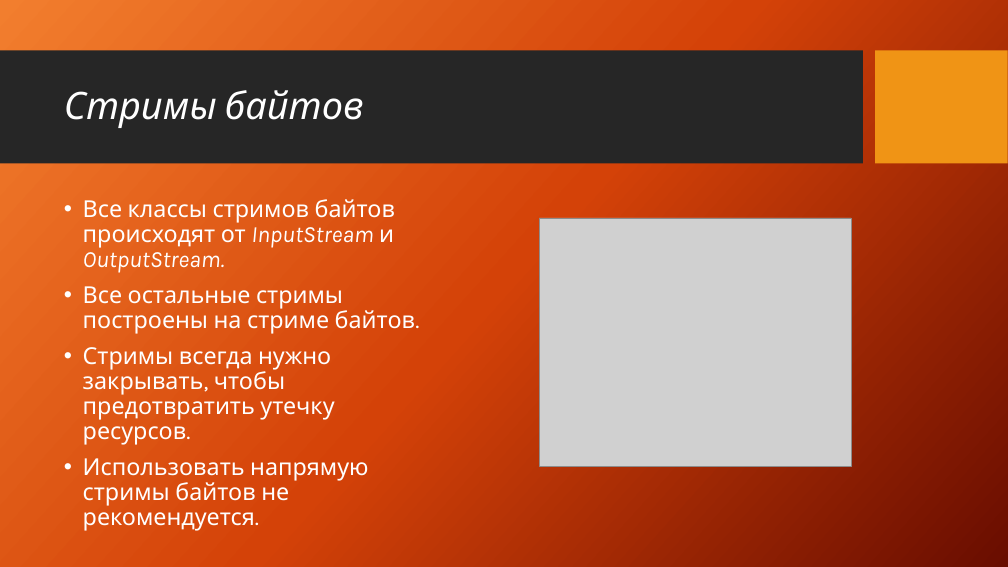
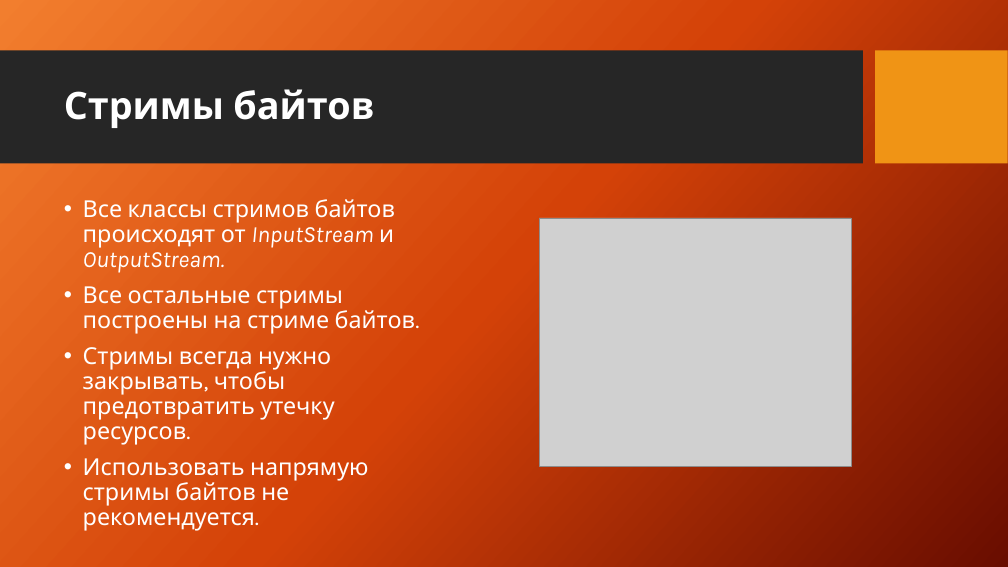
Before and after one commit to XLelarX/Courses, a slide deck: slide 3 of io/presentation.pptx. Drawn at 1008x567 pixels with LibreOffice and Linux fonts; fonts in the diff are those of the drawing; grey boxes stand for pictures; background and template pictures are left out. Boxes give left, top, right and bottom in pixels: in the first picture for what was removed or moved away, otherwise in the second. Text is boxed around its words. In the diff, an @@ line names an element or a change of style, - is before the commit and + after.

```diff
--- a/io/presentation.pptx
+++ b/io/presentation.pptx
@@ title "Стримы байтов" at bbox=[64, 89, 374, 128]: bold on, italic off @@
```
Also in this commit, not shown: 11 other slides changed, 9 slides added, 4 other files.
